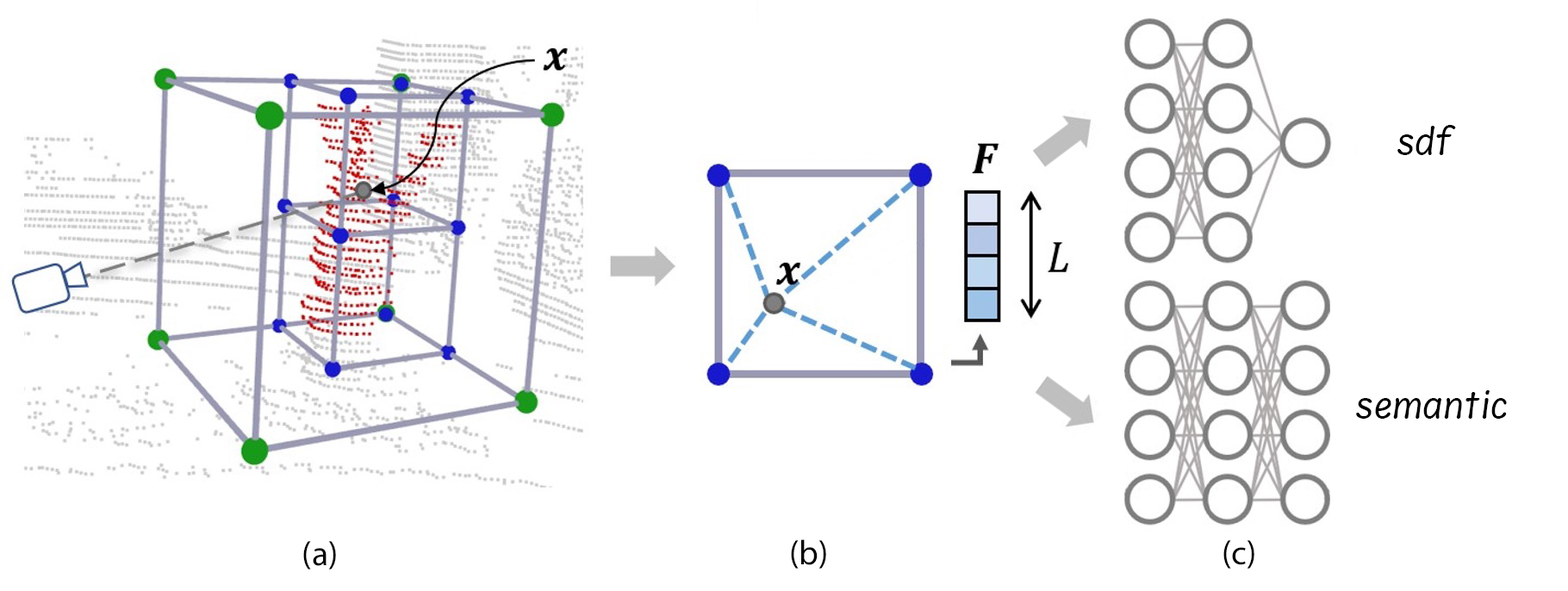
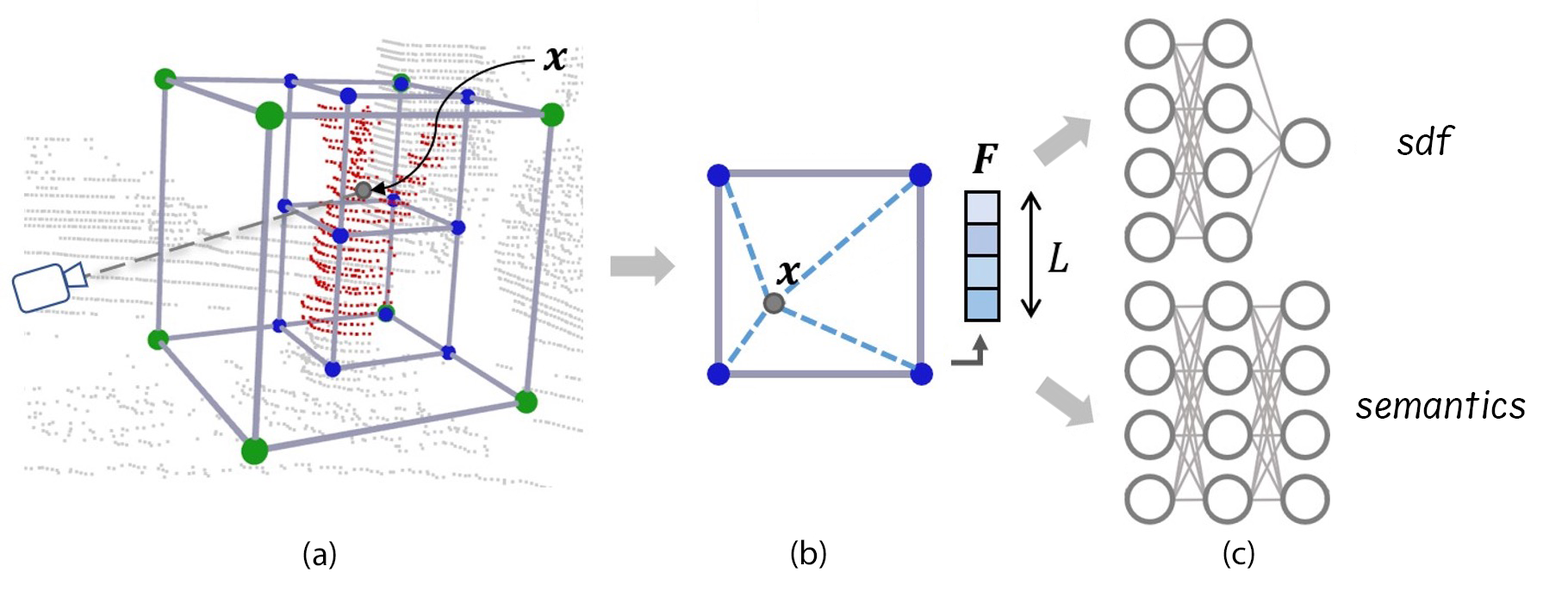
Layers edited between the first and the second 1568 x 591 image:
renamed "semantic" to "semantics", painted on it over [1509, 398, 1526, 419]
